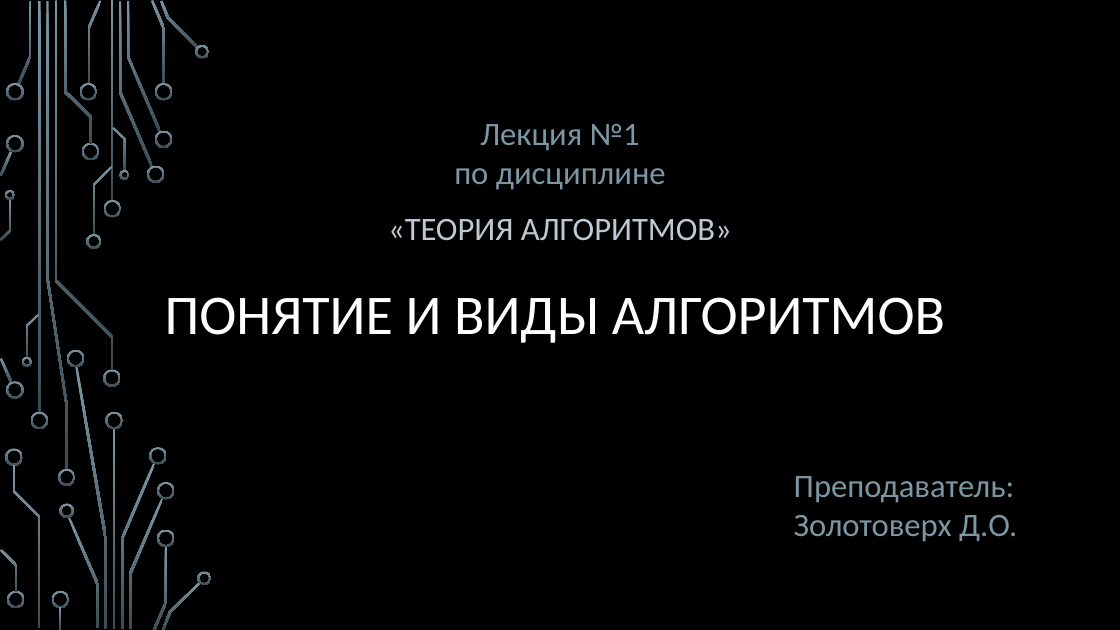
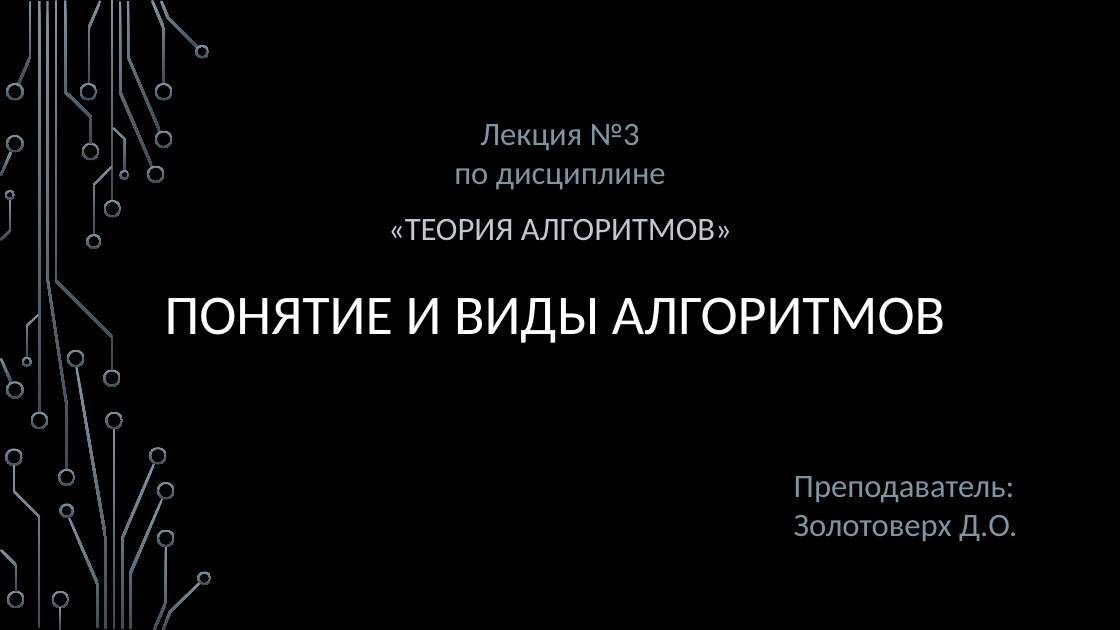
Before and after one commit to Denis-Source/algorithmic-computation, a slide deck: slide 1 of 3. Язык программирования C++/3. Язык программирования C++.pptx. Drawn at 1120x630 pixels with LibreOffice and Linux fonts; fonts in the diff are those of the drawing; background and template pictures are left out. Boxes give left, top, right and bottom in pixels: in the first picture for what was removed or moved away, otherwise in the second. Text is boxed around its words. In the diff, an @@ line names an element or a change of style, - is before the commit and + after.

```diff
--- a/3. Язык программирования C++/3. Язык программирования C++.pptx
+++ b/3. Язык программирования C++/3. Язык программирования C++.pptx
@@ text at [480, 124, 640, 151]: text changed @@
-Лекция №1
+Лекция №3
```
Also in this commit, not shown: 5 other files.
